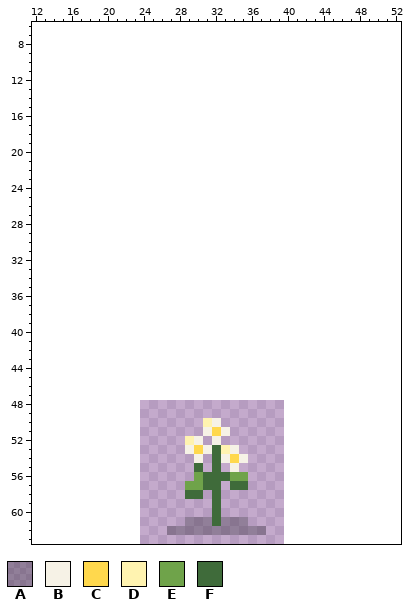
Pixel-art file, stored at game/pixel-plants/wu-wang-cao-bai.aseprite. This is how it looked before the edit.
16x16 pixels, 1 frame. Shown: x 12..52, y 6..63. The old version is drawn lined up with the new one, on the new canvas.
Visible layers, top first: "glint", "core", "bloom-shade", "bloom", "leaf", "stem", "shadow" opacity 30%.
Palette (. is transparent): A #1a1a204c  B #f6f2e6  C #ffd84d  D #fff3b0  E #6fa34a  F #3f6b3a
Pixels before, first column x 27:
50 ....DB.....
51 ....BCB....
52 ..DB.B.....
53 ..BCBFDB...
54 ...B.FBCB..
55 ...F.F.B...
56 ...EFFFEE..
57 ..EEFF.FF..
58 ..FF.F.....
59 .....F.....
60 .....F.....
61 ..AAAFAAA..
62 AAAAAAAAAAA
The result:
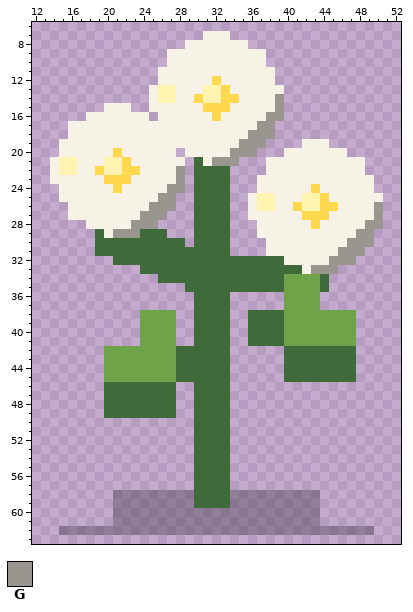
Colours new in this view: G #99968f
The exact change:
canvas 16x16 -> 64x64, the old top-left corner now at 24,48
y 7: x 31..33 ... -> BBB
y 8: x 29..35 ....... -> BBBBBBB
y 9..10: x 27..37 ........... -> BBBBBBBBBBB
y 11: x 26..38 ............. -> BBBBBBBBBBBBB
y 12: x 26..38 ............. -> BBBBBBCBBBBBB
y 13: x 25..39 ............... -> BDDBBBDDCBBBBBB
y 14: x 25..39 ............... -> BDDBBCDDCCBBBBG
y 15: x 20..22 ... -> BBB; x 25..39 ............... -> BBBBBBCCCBBBBBG
y 16: x 18..24 ....... -> BBBBBBB; x 26..39 .............. -> BBBBBBCBBBBBGG
y 17: x 16..38 ....................... -> BBBBBBBBBBBBBBBBBBBBBGG
y 18: x 16..38 ....................... -> BBBBBBBBBBBBBBBBBBBBGGG
y 19: x 15..37 ....................... -> BBBBBBBBBBBBBBBBBBBBGGG; x 42..44 ... -> BBB
y 20: x 15..27 ............. -> BBBBBBCBBBBBB; x 29..36 ........ -> BBBBBGGG; x 40..46 ....... -> BBBBBBB
y 21: x 14..28 ............... -> BDDBBBDDCBBBBBB; x 30..34 ..... -> FBGGG; x 38..48 ........... -> BBBBBBBBBBB
y 22: x 14..28 ............... -> BDDBBCDDCCBBBBG; x 30..33 .... -> FFFF; x 38..48 ........... -> BBBBBBBBBBB
y 23: x 14..28 ............... -> BBBBBBCCCBBBBBG; x 30..33 .... -> FFFF; x 37..49 ............. -> BBBBBBBBBBBBB
y 24: x 15..28 .............. -> BBBBBBCBBBBBGG; x 30..33 .... -> FFFF; x 37..49 ............. -> BBBBBBCBBBBBB
y 25: x 15..27 ............. -> BBBBBBBBBBBGG; x 30..33 .... -> FFFF; x 36..50 ............... -> BDDBBBDDCBBBBBB
y 26: x 16..27 ............ -> BBBBBBBBBGGG; x 30..33 .... -> FFFF; x 36..50 ............... -> BDDBBCDDCCBBBBG
y 27: x 16..26 ........... -> BBBBBBBBGGG; x 30..33 .... -> FFFF; x 36..50 ............... -> BBBBBBCCCBBBBBG
y 28: x 18..25 ........ -> BBBBBGGG; x 30..33 .... -> FFFF; x 37..50 .............. -> BBBBBBCBBBBBGG
y 29: x 19..26 ........ -> FBGGGFFF; x 30..33 .... -> FFFF; x 37..49 ............. -> BBBBBBBBBBBGG
y 30: x 19..28 .......... -> FFFFFFFFFF; x 30..33 .... -> FFFF; x 38..49 ............ -> BBBBBBBBBGGG
y 31: x 19..33 ............... -> FFFFFFFFFFFFFFF; x 38..48 ........... -> BBBBBBBBGGG
y 32: x 21..47 ........................... -> FFFFFFFFFFFFFFFFFFFBBBBBGGG
y 33: x 24..45 ...................... -> FFFFFFFFFFFFFFFFFFBGGG
y 34: x 26..44 ................... -> FFFFFFFFFFFFFFEEEEF
y 35: x 29..44 ................ -> FFFFFFFFFFFEEEEF
y 36..37: x 30..33 .... -> FFFF; x 40..43 .... -> EEEE
y 38..41: x 24..27 .... -> EEEE; x 30..33 .... -> FFFF; x 36..47 ............ -> FFFFEEEEEEEE
y 42..45: x 20..33 .............. -> EEEEEEEEFFFFFF; x 40..47 ........ -> FFFFFFFF
y 46..49: x 20..27 ........ -> FFFFFFFF; x 30..33 .... -> FFFF
y 50: x 30..33 .DB. -> FFFF
y 51: x 30..33 .BCB -> FFFF
y 52: x 29..33 DB.B. -> .FFFF
y 53: x 29..31 BCB -> .FF; x 33..34 DB -> F.
y 54: x 30..31 B. -> FF; x 33..35 BCB -> F..
y 55: x 31 . -> F; x 33..34 .B -> F.
y 56: x 30 E -> F; x 34..35 EE -> ..
y 57: x 29..30 EE -> .F; x 33..35 .FF -> F..
y 58: x 21..29 ........F -> AAAAAAAAA; x 31 . -> F; x 33..43 ........... -> FAAAAAAAAAA
y 59: x 21..31 ........... -> AAAAAAAAAFF; x 33..43 ........... -> FAAAAAAAAAA
y 60: x 21..43 ...........F........... -> AAAAAAAAAAAAAAAAAAAAAAA
y 61: x 21..28 ........ -> AAAAAAAA; x 32 F -> A; x 36..43 ........ -> AAAAAAAA
y 62: x 15..26 ............ -> AAAAAAAAAAAA; x 38..49 ............ -> AAAAAAAAAAAA
